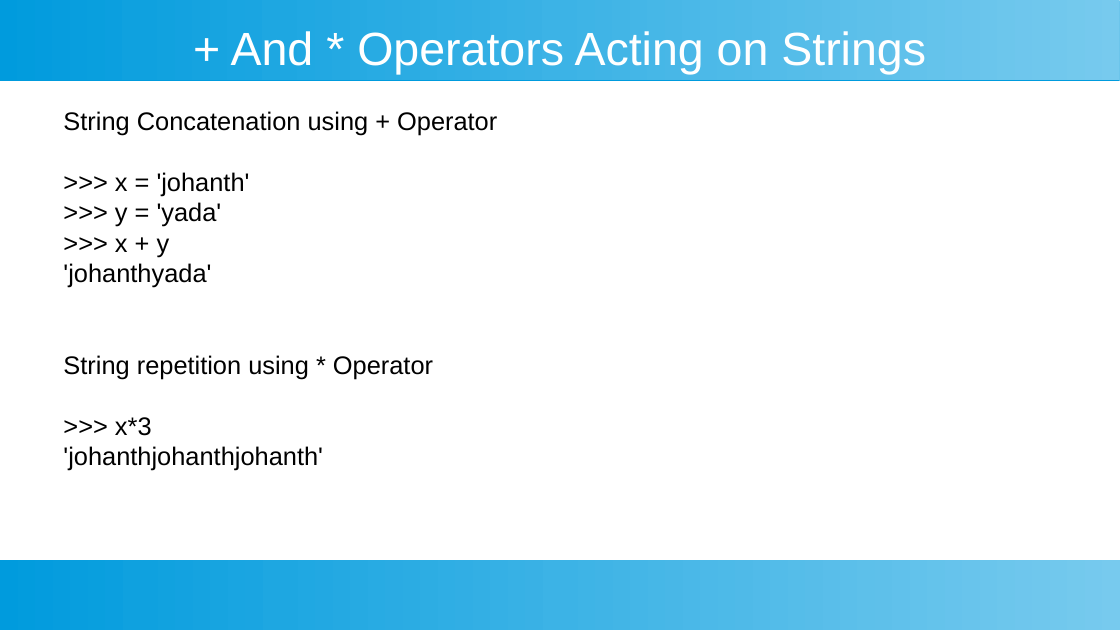
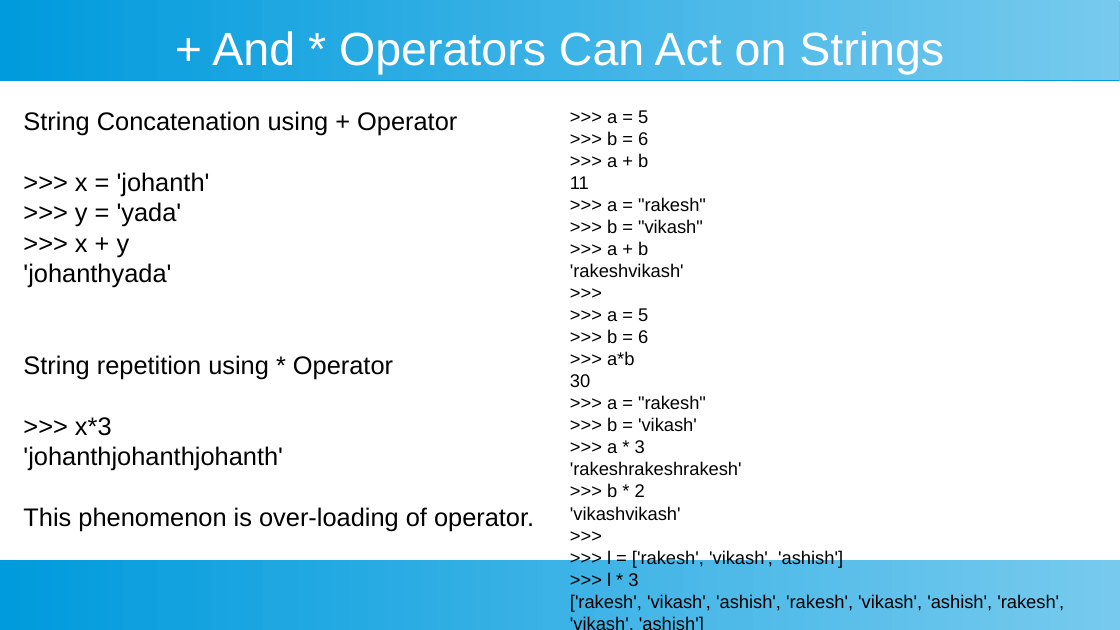
Before and after one commit to ashishjain1547/public_lessons_in_python, a slide deck: slide 5 of Ch 2 - Variable Declaration and Operators/Operators in Python.odp. Drawn at 1120x630 pixels with LibreOffice and Linux fonts; fonts in the diff are those of the drawing. Boxes give left, top, right and bottom in pixels: in the first picture for what was removed or moved away, otherwise in the second. Text is boxed around its words. In the diff, an @@ line names an element or a change of style, - is before the commit and + after.

```diff
--- a/Ch 2 - Variable Declaration and Operators/Operators in Python.odp
+++ b/Ch 2 - Variable Declaration and Operators/Operators in Python.odp
@@ title at (212,31,944,74): text changed @@
-+ And * Operators Acting on Strings
++ And * Operators Can Act on Strings
@@ text "String Concatenation using + Operator": place and size @@
-text "String Concatenation using + Operator" at (63,111,497,471)
+text "String Concatenation using + Operator" at (23,111,534,532)
@@ text added at (570,110,1064,612), 13 pt, text #000000 @@
+>>> a = 5
+>>> b = 6
+>>> a + b
+11
+>>> a = "rakesh"
+>>> b = "vikash"
+>>> a + b
+'rakeshvikash'
+>>>
+>>> a = 5
+>>> b = 6
+>>> a*b
+30
+>>> a = "rakesh"
+>>> b = 'vikash'
+>>> a * 3
+'rakeshrakeshrakesh'
+>>> b * 2
+'vikashvikash'
+>>>
+>>> l = ['rakesh', 'vikash', 'ashish']
+>>> l * 3
+['rakesh', 'vikash', 'ashish', 'rakesh', 'vikash', 'ashish', 'rakesh', 'vikash', 'ashish']
+>>>
@@ text at (23,507,534,532): paragraph added @@
+This phenomenon is over-loading of operator.
```
Also in this commit, not shown: 1 other slide changed, 3 slides added, 1 slide removed, 25 other files.
